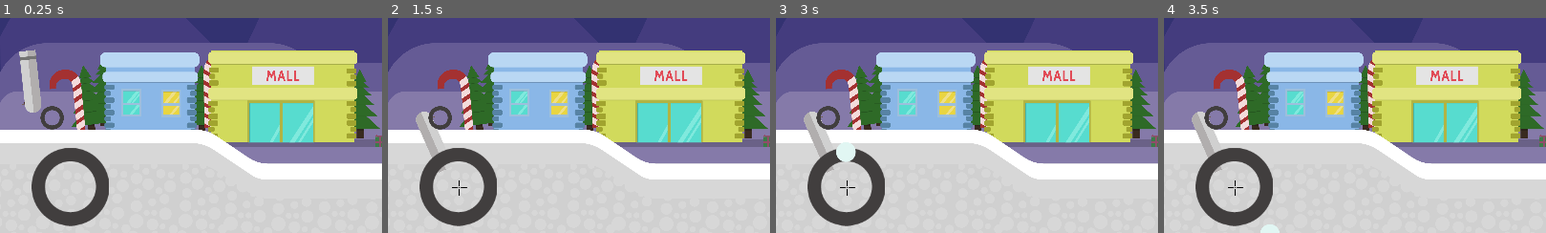
Above: before the commit, frames 1-4 (left to right).
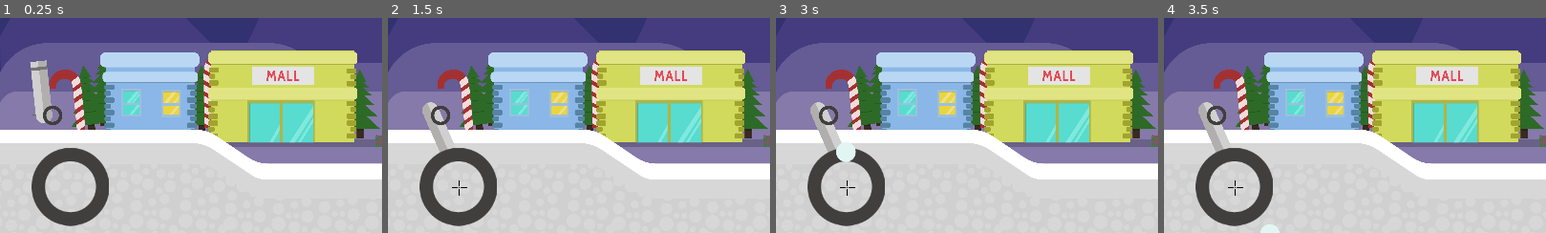
Above: after the commit, the same moments.

Repository: Stelmashov/SnowFlakes
Game: Godot game, scene res://src/world/World.tscn
Same seed, same stepped clock (60 frames per second), same inputs: the game is played once before the commit and once after it.
Inputs:
- Up to frame 1 (0.25 s): no input
- Up to frame 2 (1.5 s): click "20" at 0.5 s; click "20" at 1.25 s
- Up to frame 3 (3 s): click "20" at 2 s; click "40" (after the commit: "20") at 2.75 s
- Up to frame 4 (3.5 s): no input
The pictures show only the part of the screen within x 0-50%, y 50-100%; the shares and areas given below are measured in that part.

The runs differ from the first frame. In frame 1, 2.2% of the frame differs, in the area x 5-17%, y 14-52%; in frame 2, 1.5%; in frame 3, 1.5%; in frame 4, 1.5%.

Commit message:
timer fix a bit + snow cannon fix a bit

Diff:
--- a/project/src/Utility/Timer/timer.gd
+++ b/project/src/Utility/Timer/timer.gd
@@ -11,8 +11,14 @@
 	if minutes > 59:
 		hours+= 1
 		minutes= 0
-	set_text(str(hours)+":"+str(minutes)+":"+str(seconds))
-
+	if seconds <= 9 and minutes <=9:
+		set_text(str(hours)+":0"+str(minutes)+":0"+str(seconds))
+	elif seconds <= 9 and minutes > 9:
+		set_text(str(hours)+":"+str(minutes)+":0"+str(seconds))
+	elif seconds > 9 and minutes <= 9:
+		set_text(str(hours)+":0"+str(minutes)+":"+str(seconds))
+	else:
+		set_text(str(hours)+":"+str(minutes)+":"+str(seconds))
 
 func _on_seconds_timeout():
 	seconds +=1
--- a/project/src/cannon/Cannon.tscn
+++ b/project/src/cannon/Cannon.tscn
@@ -1,8 +1,9 @@
-[gd_scene load_steps=5 format=2]
+[gd_scene load_steps=6 format=2]
 
 [ext_resource path="res://assets/Canon.png" type="Texture" id=1]
 [ext_resource path="res://src/cannon/Cannon.gd" type="Script" id=2]
 [ext_resource path="res://src/cannon/rotation.gd" type="Script" id=3]
+[ext_resource path="res://assets/wheel.png" type="Texture" id=4]
 
 [sub_resource type="CapsuleShape2D" id=1]
 radius = 29.6321
@@ -11,11 +12,17 @@
 [node name="Cannon" type="KinematicBody2D"]
 script = ExtResource( 2 )
 
+[node name="wheel" type="Sprite" parent="."]
+position = Vector2( 65, 46 )
+scale = Vector2( 0.500715, 0.500715 )
+z_index = 2
+texture = ExtResource( 4 )
+
 [node name="Sprite" type="Sprite" parent="."]
-position = Vector2( 0.946556, 36.1727 )
+position = Vector2( 35, 37 )
 scale = Vector2( 0.500715, 0.500715 )
 texture = ExtResource( 1 )
-offset = Vector2( 206.014, -6.92911 )
+offset = Vector2( 137.495, -9.06149 )
 script = ExtResource( 3 )
 
 [node name="CollisionShape2D" type="CollisionShape2D" parent="."]
--- a/project/src/world/World.gd
+++ b/project/src/world/World.gd
@@ -2,7 +2,7 @@
 
 onready var timer = $Game_teek
 var money = 0
-var increment = 100
+var increment = 5
 var current_money_upgrade_value = 20
 var max_money_upgrade = 5
 var current_upgrade = 1
--- a/project/src/world/World.tscn
+++ b/project/src/world/World.tscn
@@ -8,7 +8,6 @@
 [ext_resource path="res://src/cannon/Cannon.tscn" type="PackedScene" id=6]
 [ext_resource path="res://src/cannon/crosshair.gd" type="Script" id=7]
 [ext_resource path="res://Assets/cross-shaped-target.png" type="Texture" id=8]
-[ext_resource path="res://Assets/wheel.png" type="Texture" id=9]
 [ext_resource path="res://src/world/World.gd" type="Script" id=10]
 
 [sub_resource type="DynamicFont" id=1]
@@ -22,12 +21,6 @@
 position = Vector2( 55.6189, 500.112 )
 scale = Vector2( 0.5, 0.5 )
 z_index = 2
-
-[node name="wheel" type="Sprite" parent="."]
-position = Vector2( 87.3575, 527.088 )
-scale = Vector2( 0.3, 0.3 )
-z_index = 4
-texture = ExtResource( 9 )
 
 [node name="Canvas" type="Node" parent="."]
 
Not shown, changed: project/Assets/Background.png.import
Not shown, changed: project/Assets/Canon.png.import
Not shown, changed: project/Assets/Coin_bar.png.import
Not shown, changed: project/Assets/Coin_button@2x.png.import
Not shown, changed: project/Assets/Floor.png.import
Not shown, changed: project/Assets/HP_bar.png.import
Not shown, changed: project/Assets/Invisible_hp_bar@2x.png.import
Not shown, changed: project/Assets/Menu_bar.png.import
Not shown, added: project/Assets/Present_button@2x.png.import
Not shown, added: project/Assets/Protect_button@2x.png.import
Not shown, changed: project/Assets/Snowball.png.import
Not shown, added: project/Assets/Upgrades_bar@2x.png.import
(and 8 more such lines)
